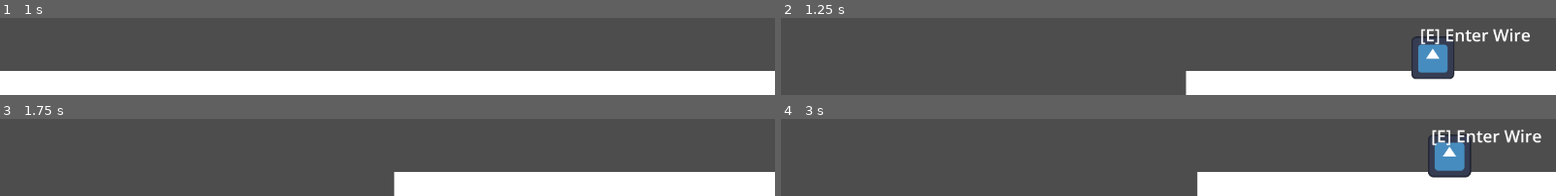
Above: before the commit, frames 1-4 (two rows, left to right).
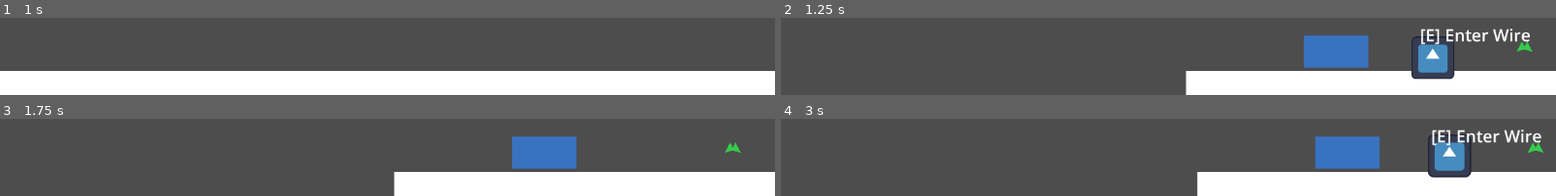
Above: after the commit, the same moments.

Repository: The-Spark-Industries/spark-energy
Game: Godot game, scene res://Master Scenes/titleScreen.tscn
Two runs of this game, one before a commit and one after it. Both use one fixed random seed, a clock stepped at 60 frames per second and the inputs below. The engine's default icon, where the game draws it, is replaced by a stand-in: a white triangle on a blue panel in a dark square.
Inputs:
- Up to frame 1 (1 s): tap Enter at 0.5 s; hold Right (ui_right) from 0.53 s (still down); tap E (interact) at 0.6 s; tap Space (jump) at 0.77 s
- Up to frame 2 (1.25 s): keep holding Right (ui_right)
- Up to frame 3 (1.75 s): keep holding Right (ui_right); tap E (interact) at 1.35 s; tap Space (jump) at 1.52 s
- Up to frame 4 (3 s): release Right (ui_right) at 2.03 s; hold Left (ui_left) 2.03-2.78 s; tap E (interact) at 2.1, 2.85 s; hold Right (ui_right) from 2.78 s (still down)

Frame 1 is identical in both runs. In frame 2, 3.7% of the frame differs, in the area x 67-97%, y 22-65%; in frame 3, 3.7%; in frame 4, 3.7%.

Commit message:
Checkpoint and water
Added Checkpoint nodes and water block

Diff:
--- /dev/null
+++ b/Master Scenes/Checkpoint.tscn
@@ -0,0 +1,18 @@
+[gd_scene load_steps=3 format=3 uid="uid://checkpoint_scene"]
+
+[ext_resource type="Script" path="res://Scripts/Checkpoint.gd" id="1_checkpoint"]
+
+[sub_resource type="RectangleShape2D" id="RectangleShape2D_checkpoint"]
+size = Vector2(64, 64)
+
+[node name="Checkpoint" type="Area2D"]
+collision_layer = 0
+collision_mask = 1
+script = ExtResource("1_checkpoint")
+
+[node name="CollisionShape2D" type="CollisionShape2D" parent="."]
+shape = SubResource("RectangleShape2D_checkpoint")
+
+[node name="Visual" type="Polygon2D" parent="."]
+color = Color(0.2, 0.85, 0.3, 0.9)
+polygon = PackedVector2Array(-24, 16, -8, -16, 0, 0, 8, -16, 24, 16, 0, 8)
--- /dev/null
+++ b/Master Scenes/WaterBlock.tscn
@@ -0,0 +1,18 @@
+[gd_scene load_steps=3 format=3 uid="uid://water_block"]
+
+[ext_resource type="Script" path="res://Scripts/Water.gd" id="1_water"]
+
+[sub_resource type="RectangleShape2D" id="RectangleShape2D_water"]
+size = Vector2(192, 96)
+
+[node name="WaterBlock" type="Area2D"]
+collision_layer = 0
+collision_mask = 1
+script = ExtResource("1_water")
+
+[node name="CollisionShape2D" type="CollisionShape2D" parent="."]
+shape = SubResource("RectangleShape2D_water")
+
+[node name="Visual" type="Polygon2D" parent="."]
+color = Color(0.2, 0.5, 0.9, 0.75)
+polygon = PackedVector2Array(-96, -48, 96, -48, 96, 48, -96, 48)
--- a/Master Scenes/level1.tscn
+++ b/Master Scenes/level1.tscn
@@ -6,6 +6,8 @@
 [ext_resource type="PackedScene" uid="uid://b3wrn5c1q8iuw" path="res://Master Scenes/pauseMenu.tscn" id="4_nuwp2"]
 [ext_resource type="Script" uid="uid://bqfwoq83t3tyc" path="res://Scripts/WireEnd.gd" id="4_wireend"]
 [ext_resource type="Script" uid="uid://b5agu4nw8ytqn" path="res://Scripts/WirePath.gd" id="5_wirepath"]
+[ext_resource type="PackedScene" path="res://Master Scenes/WaterBlock.tscn" id="7_rgorn"]
+[ext_resource type="PackedScene" path="res://Master Scenes/Checkpoint.tscn" id="8_tiul6"]
 
 [sub_resource type="PhysicsMaterial" id="PhysicsMaterial_lyd6k"]
 
@@ -90,6 +92,7 @@
 room_size = Vector2(2560, 1440)
 
 [node name="pauseMenu" parent="RoomCamera" unique_id=1118913350 instance=ExtResource("4_nuwp2")]
+visible = false
 anchors_preset = 0
 anchor_right = 0.0
 anchor_bottom = 0.0
@@ -241,3 +244,9 @@
 offset_bottom = -70.0
 theme_override_font_sizes/font_size = 50
 text = "[E] Enter Wire"
+
+[node name="WaterBlock" parent="." unique_id=1311997150 instance=ExtResource("7_rgorn")]
+position = Vector2(-748, 1239)
+
+[node name="Checkpoint" parent="." unique_id=1705835190 instance=ExtResource("8_tiul6")]
+position = Vector2(-188, 1223)
--- /dev/null
+++ b/Scripts/Checkpoint.gd
@@ -0,0 +1,11 @@
+extends Area2D
+
+## When the player enters this area, it becomes the current respawn point.
+
+func _ready() -> void:
+	body_entered.connect(_on_body_entered)
+
+func _on_body_entered(body: Node2D) -> void:
+	if body.get_meta("tag", "") != "player":
+		return
+	Global.set_checkpoint(global_position)
--- a/Scripts/Player.gd
+++ b/Scripts/Player.gd
@@ -31,6 +31,7 @@
 func _ready() -> void:
 	set_meta("pipe_traveling", false)
 	set_meta("tag", "player")
+	Global.set_checkpoint(global_position)
 
 func _physics_process(delta: float) -> void:
 	if get_meta("pipe_traveling", false):
@@ -136,9 +137,18 @@
 func _on_pipe_exited(pipe_end: Node) -> void:
 	_pipes_inside.erase(pipe_end)
 
-func die():
+func die() -> void:
 	state = States.DEAD
 	velocity = Vector2.ZERO
 	if sprite:
 		sprite.stop()
 		sprite.play("dead")
+	get_tree().create_timer(0.8).timeout.connect(_respawn, CONNECT_ONE_SHOT)
+
+func _respawn() -> void:
+	global_position = Global.last_checkpoint_position
+	velocity = Vector2.ZERO
+	state = States.IDLE
+	current_gravity = START_GRAVITY
+	if sprite:
+		sprite.play("idle")
--- /dev/null
+++ b/Scripts/Water.gd
@@ -0,0 +1,12 @@
+extends Area2D
+
+## When a body enters, if it's the player (has "tag" = "player" and a die method), the player dies.
+
+func _ready() -> void:
+	body_entered.connect(_on_body_entered)
+
+func _on_body_entered(body: Node2D) -> void:
+	if body.get_meta("tag", "") != "player":
+		return
+	if body.has_method("die"):
+		body.die()
--- a/Scripts/global.gd
+++ b/Scripts/global.gd
@@ -1,11 +1,7 @@
 extends Node
 
+## Last checkpoint position the player touched. Used for respawn on death.
+var last_checkpoint_position: Vector2 = Vector2.ZERO
 
-# Called when the node enters the scene tree for the first time.
-func _ready() -> void:
-	pass # Replace with function body.
-
-
-# Called every frame. 'delta' is the elapsed time since the previous frame.
-func _process(delta: float) -> void:
-	pass
+func set_checkpoint(pos: Vector2) -> void:
+	last_checkpoint_position = pos
Not shown, added: Scripts/Checkpoint.gd.uid
Not shown, added: Scripts/Water.gd.uid
